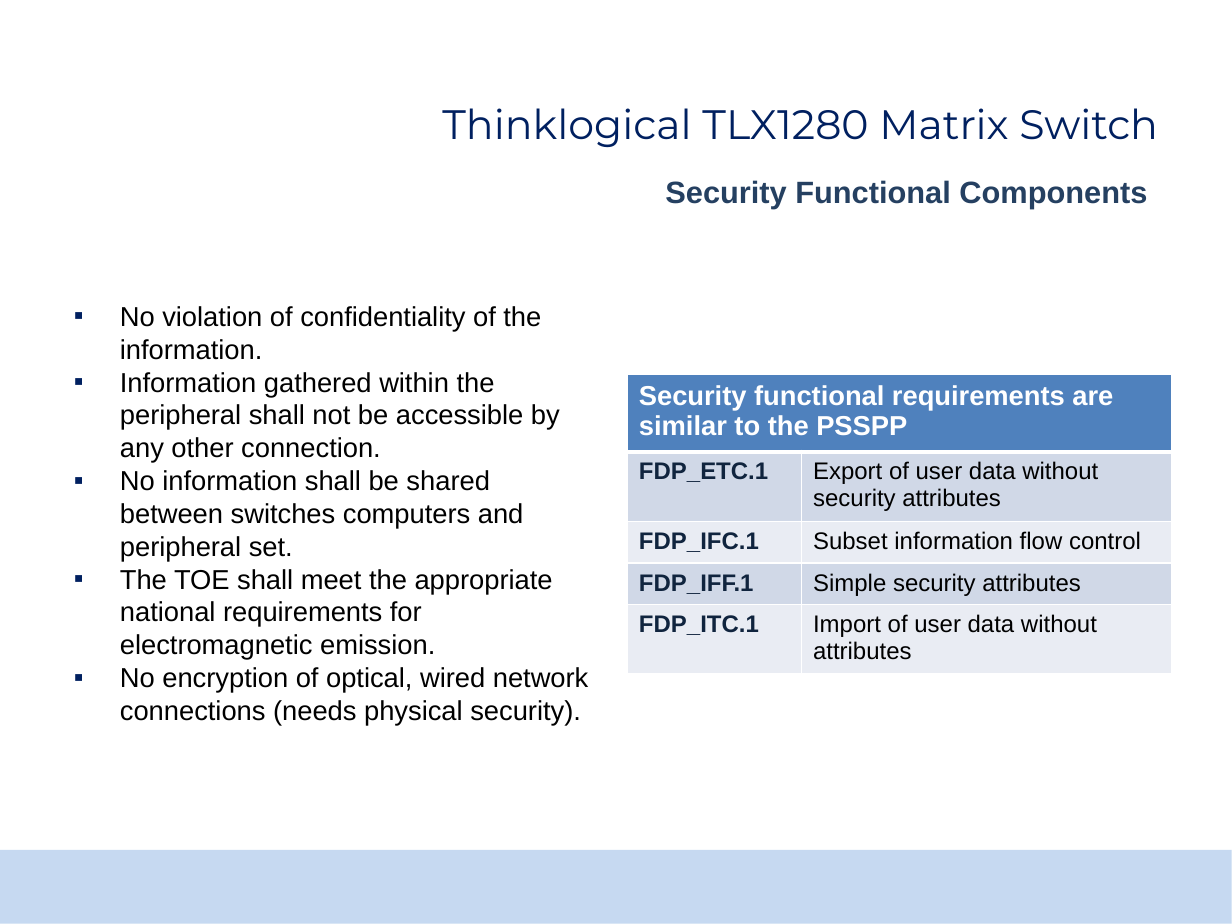
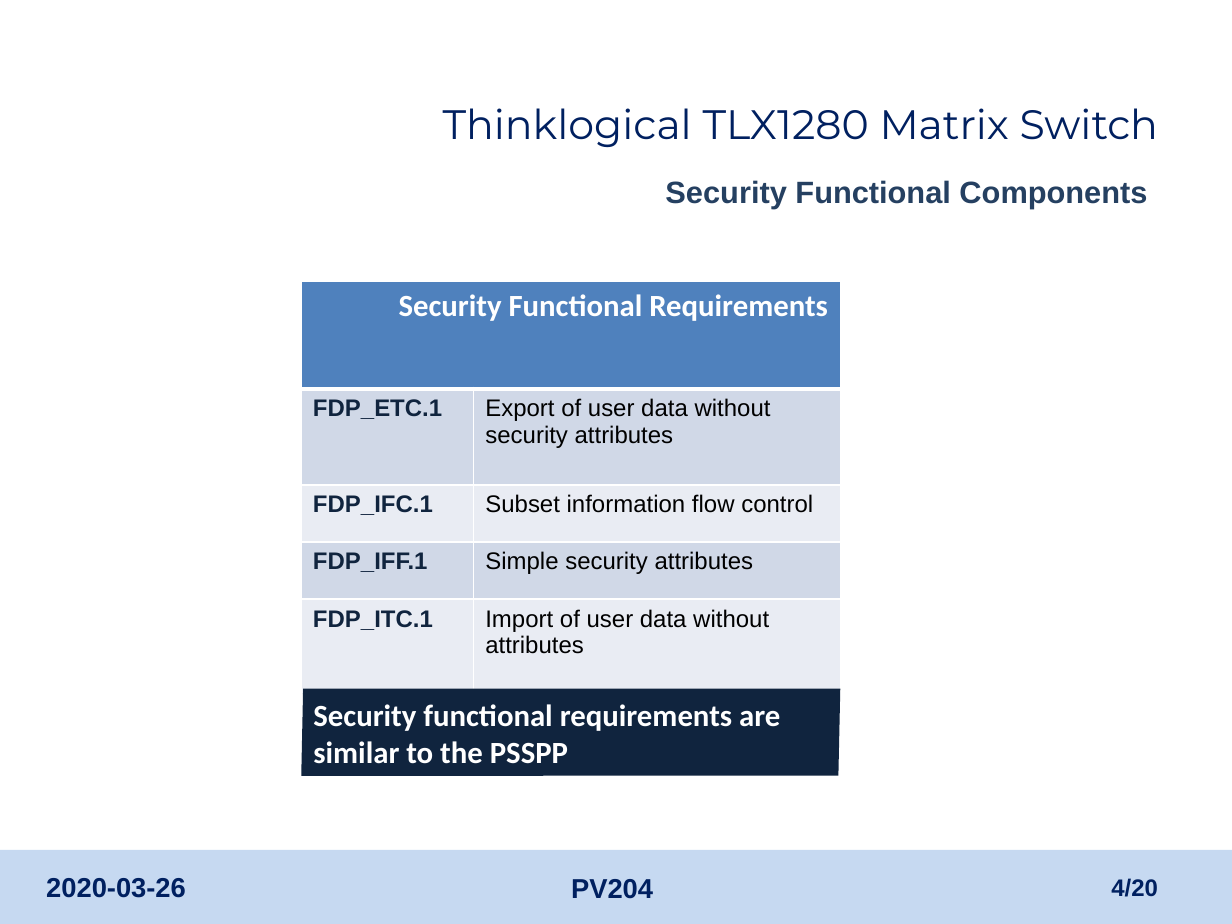
Before and after one commit to TomasMadeja/pv204_Team_Project_Supercalifragilisticexpialidocious, a slide deck: slide 4 of certificate_analysis/pv204_project_report.pptx. Drawn at 1232x924 pixels with LibreOffice and Linux fonts; fonts in the diff are those of the drawing; background and template pictures are left out. Boxes give left, top, right and bottom in pixels: in the first picture for what was removed or moved away, otherwise in the second. Text is boxed around its words. In the diff, an @@ line names an element or a change of style, - is before the commit and + after.

```diff
--- a/certificate_analysis/pv204_project_report.pptx
+++ b/certificate_analysis/pv204_project_report.pptx
@@ table at [302,281,841,695] @@
-row 1, column 1: Security functional requirements are similar to the PSSPP
+row 1, column 1: Security Functional Requirements
@@ table: place and size @@
-table at [627,375,1172,675]
+table at [302,281,841,695]
@@ text removed at [120,306,589,726] @@
-▪ No violation of confidentiality of the information.
-▪ Information gathered within the peripheral shall not be accessible by any other connection.
-▪ No information shall be shared between switches computers and peripheral set.
-▪ The TOE shall meet the appropriate national requirements for electromagnetic emission.
-▪ No encryption of optical, wired network connections (needs physical security).
@@ freeform shape added at [302,689,841,776], fill #0F243E, 18 pt, text #FFFFFF, bold @@
+Security functional requirements are similar to the PSSPP
@@ text added at [46,878,186,898], 16 pt, text #002060, bold @@
+2020-03-26
@@ text added at [571,879,653,899], 16 pt, text #002060, bold @@
+PV204
@@ page number added at [1111,878,1158,897], 14 pt, text #002060, bold @@
+4/20
```
Also in this commit, not shown: 16 other slides changed, 3 slides added, 1 slide removed, 1 other file.
